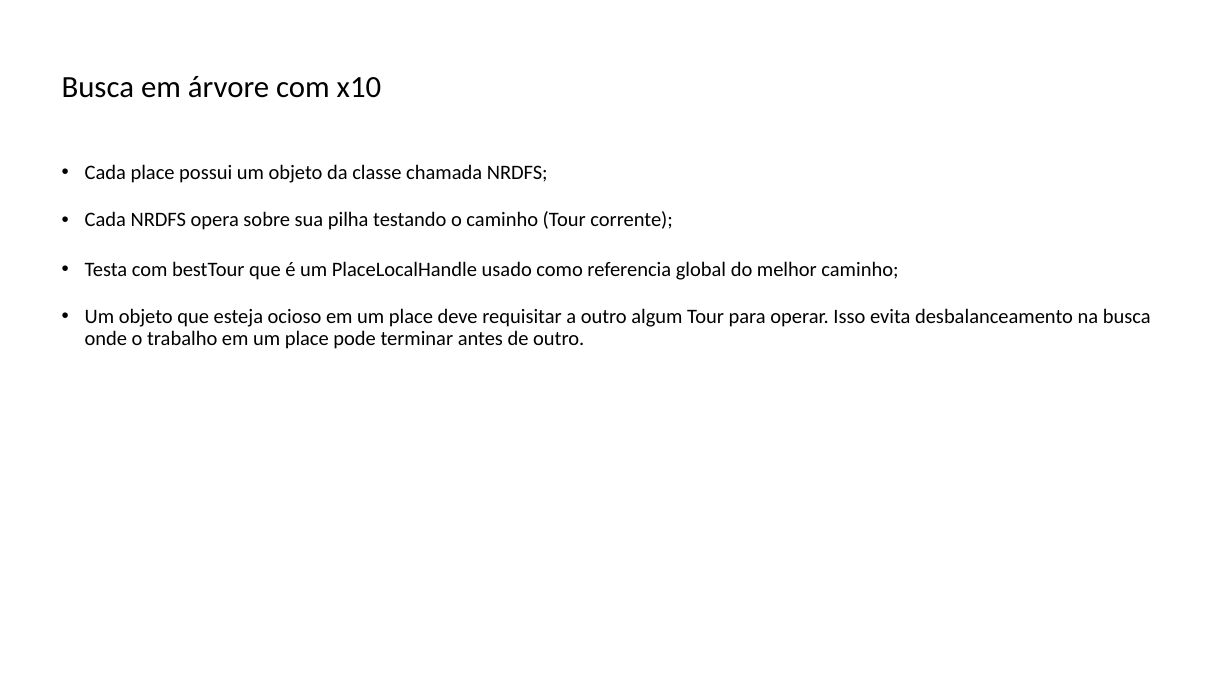
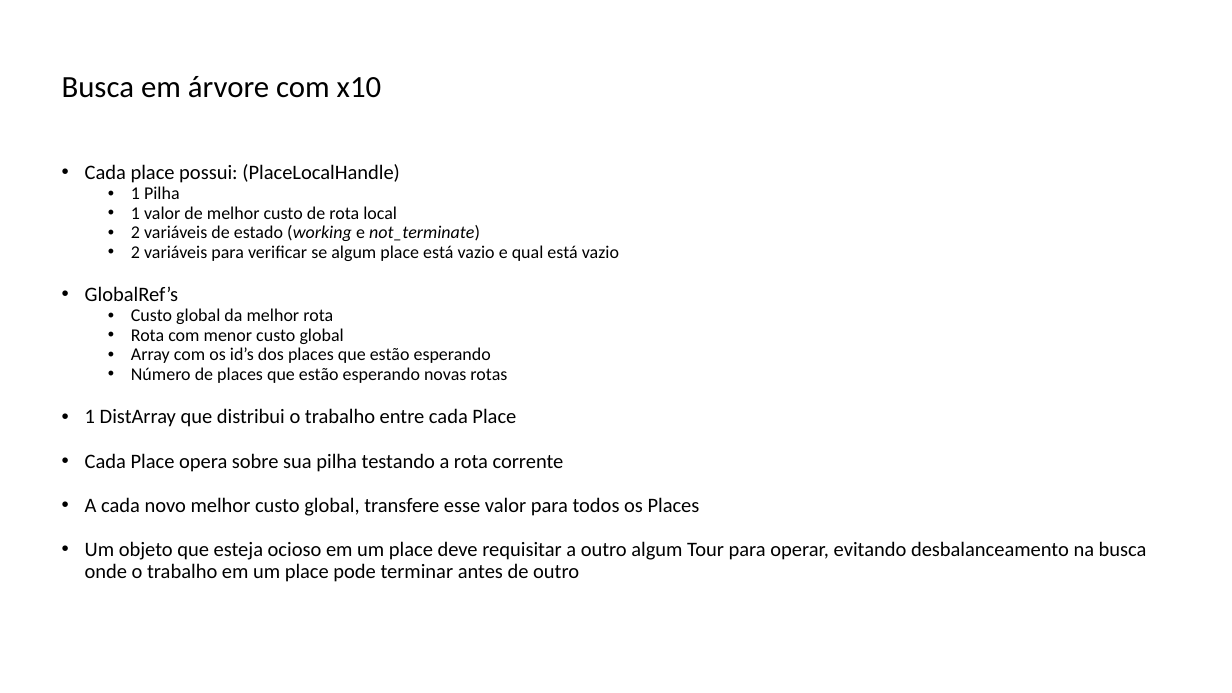
Before and after one commit to lquatrin/inf2591, a slide deck: slide 37 of x10.pptx. Drawn at 1232x693 pixels with LibreOffice and Linux fonts; fonts in the diff are those of the drawing. Boxes give left, top, right and bottom in pixels: in the first picture for what was removed or moved away, otherwise in the second. Text is boxed around its words. In the diff, an @@ line names an element or a change of style, - is before the commit and + after.

Commit message:
apresentação

```diff
--- a/x10.pptx
+++ b/x10.pptx
@@ text at (85,164,1147,582): text changed @@
-• Cada place possui um objeto da classe chamada NRDFS;
-• Cada NRDFS opera sobre sua pilha testando o caminho (Tour corrente);
-• Testa com bestTour que é um PlaceLocalHandle usado como referencia global do melhor caminho;
-• Um objeto que esteja ocioso em um place deve requisitar a outro algum Tour para operar. Isso evita desbalanceamento na busca onde o trabalho em um place pode terminar antes de outro.
+• Cada place possui: (PlaceLocalHandle)
+  • 1 Pilha
+  • 1 valor de melhor custo de rota local
+  • 2 variáveis de estado (working e not_terminate)
+  • 2 variáveis para verificar se algum place está vazio e qual está vazio
+• GlobalRef’s
+  • Custo global da melhor rota
+  • Rota com menor custo global
+  • Array com os id’s dos places que estão esperando
+  • Número de places que estão esperando novas rotas
+• 1 DistArray que distribui o trabalho entre cada Place
+• Cada Place opera sobre sua pilha testando a rota corrente
+• A cada novo melhor custo global, transfere esse valor para todos os Places
+• Um objeto que esteja ocioso em um place deve requisitar a outro algum Tour para operar, evitando desbalanceamento na busca onde o trabalho em um place pode terminar antes de outro
```
Also in this commit, not shown: 12 other slides changed, 8 slides added, 3 slides removed, 1 other file.
